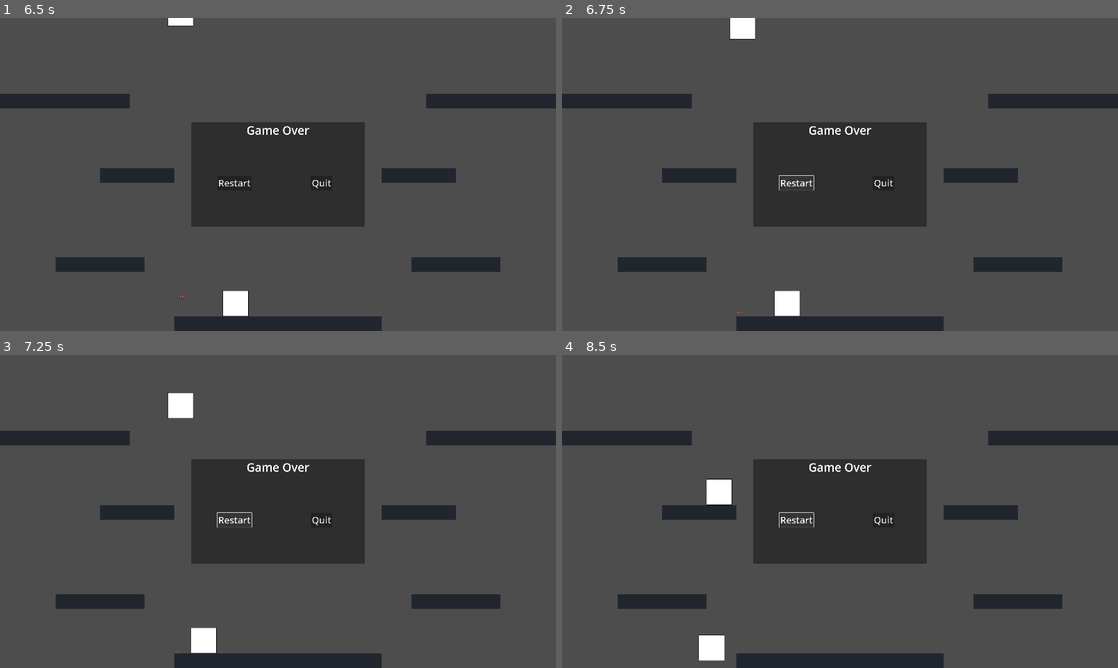
Above: before the commit, frames 1-4 (two rows, left to right).
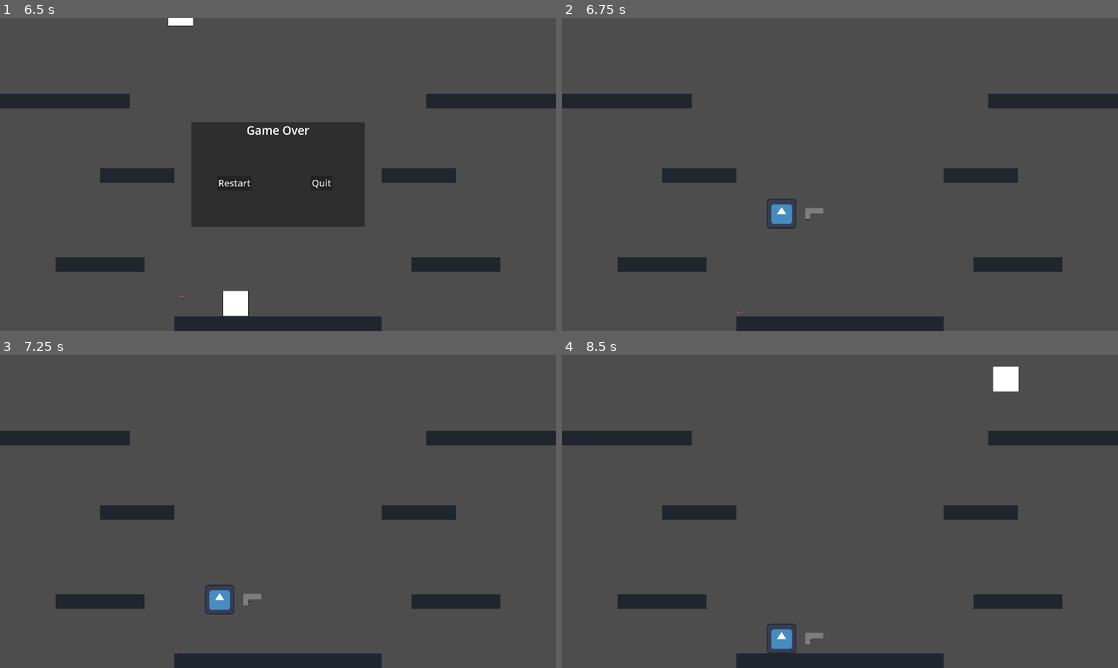
Above: after the commit, the same moments.

Repository: RajwolChapagain/Recoil-Robot
Game: Godot game, scene res://main.tscn
The game is run twice, just before and just after one commit, with the same random seed, the same clock (stepped at 60 frames per second) and the same inputs. The engine's default icon, where the game draws it, is replaced by a stand-in: a white triangle on a blue panel in a dark square.
Inputs (mouse positions are in pixels of both pictures, inside the frame that each line leads up to):
- Up to frame 1 (6.5 s): hold D (move_right) 0.53-1.28 s; hold Up (fire_bullet) 0.53-1.28 s; tap W (jump) at 0.77, 1.52, 3.02, 3.77, 4.52, 6.02 s; hold A (move_left) 1.28-2.03 s; tap Right (rotate_gun_clockwise) at 1.35, 5.85 s; hold Left (rotate_gun_counter_clockwise) 2.03-2.78 s; hold D (move_right) 2.03-3.53 s; tap Up (fire_bullet) at 2.85 s; hold Right (rotate_gun_clockwise) 3.53-4.28 s; hold A (move_left) 3.53-5.78 s; tap Left (rotate_gun_counter_clockwise) at 4.35 s; hold Up (fire_bullet) 5.03-5.78 s; hold D (move_right) from 5.78 s (still down)
- Up to frame 2 (6.75 s): release D (move_right) at 6.5 s; click "Restart" at 6.5 s
- Up to frame 3 (7.25 s): no input
- Up to frame 4 (8.5 s): click (795, 520) at 7.25 s, where only the run before the commit has a clickable "Restart"; click (795, 520) at 8 s, where only the run before the commit has a clickable "Restart"

Frame 1 is identical in both runs. In frame 2, 11% of the frame differs, in the area x 30-66%, y 0-96%; in frame 3, 11%; in frame 4, 12%, in the area x 24-83%, y 3-98%.
Error in both runs: Invalid access to property or key 'position' on a base object of type 'previously freed'. (res://enemy/enemy.gd:34)

Commit message:
add functionality to restart button

Diff:
--- /dev/null
+++ b/UI/game_over_screen.gd
@@ -0,0 +1,5 @@
+extends Control
+
+
+func _on_restart_button_button_down():
+	get_tree().reload_current_scene()
--- a/UI/game_over_screen.tscn
+++ b/UI/game_over_screen.tscn
@@ -1,4 +1,6 @@
-[gd_scene format=3 uid="uid://d3ar5wrs3qeri"]
+[gd_scene load_steps=2 format=3 uid="uid://d3ar5wrs3qeri"]
+
+[ext_resource type="Script" path="res://UI/game_over_screen.gd" id="1_2dimf"]
 
 [node name="GameOverScreen" type="Control"]
 layout_mode = 3
@@ -7,6 +9,7 @@
 anchor_bottom = 1.0
 grow_horizontal = 2
 grow_vertical = 2
+script = ExtResource("1_2dimf")
 
 [node name="Panel" type="Panel" parent="."]
 layout_mode = 1
@@ -55,3 +58,5 @@
 size_flags_vertical = 4
 theme_override_font_sizes/font_size = 40
 text = "Quit"
+
+[connection signal="button_down" from="Panel/VBoxContainer/Buttons/RestartButton" to="." method="_on_restart_button_button_down"]
